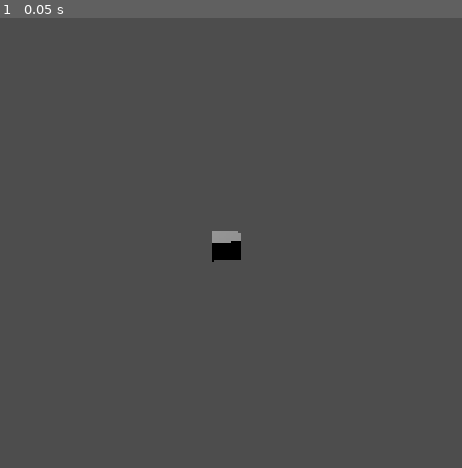
Above: before the commit, frame 1.
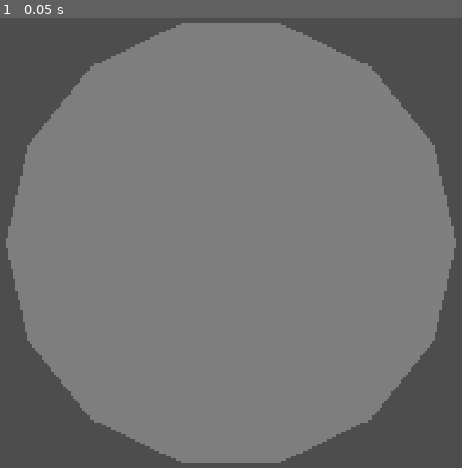
Above: after the commit, the same moment.

Repository: atahrijouti/tumbling-prisms-godot
Game: Godot game, scene res://Main.tscn
Same seed, same stepped clock (60 frames per second), same inputs: the game is played once before the commit and once after it.
Inputs:
- Up to frame 1 (0.05 s): no input

The runs differ from the first frame. In frame 1, 74% of the frame differs, in the area x 1-99%, y 1-99%.

Commit message:
moving towards baked Prism

Diff:
--- a/Main.gd
+++ b/Main.gd
@@ -6,16 +6,10 @@
 
 func _ready() -> void:
 	pass
-
-
-
-
-
-
-	# for i in prism_count:
-	# 	var segments = i + 4
-	# 	var prismNode = Prism.create_prism(segments)
-	# 	prismNode .position.z = i
-	# 	prisms.add_child(prismNode)
-	# 	Utils.own_recursive(prismNode, self)
-	# 	prismNode.name = "Prism " + str(segments)
+	#for i in prism_count:
+		#var segments = i + 4
+		#var prismNode = Prism.create_prism(segments)
+		#prismNode .position.z = i
+		#prisms.add_child(prismNode)
+		#Utils.own_recursive(prismNode, self)
+		#prismNode.name = "Prism " + str(segments)
--- a/Main.tscn
+++ b/Main.tscn
@@ -3,19 +3,27 @@
 [ext_resource type="Script" uid="uid://dkrdoiqn51vrh" path="res://Main.gd" id="1_glv2v"]
 [ext_resource type="PackedScene" uid="uid://dt0t4cdltogn6" path="res://scenes/Prism.tscn" id="2_uu6xs"]
 
+[sub_resource type="PlaneMesh" id="PlaneMesh_j02q3"]
+size = Vector2(2, 100)
+
 [node name="MainScene" type="Node3D" unique_id=1808004640]
 script = ExtResource("1_glv2v")
 
 [node name="Camera3D" type="Camera3D" parent="." unique_id=1691968508]
-transform = Transform3D(-0.74915296, 0.27046722, -0.604663, 0, 0.9128407, 0.40831584, 0.6623971, 0.305891, -0.6838573, -4.550171, 3.0726318, -1.6461182)
+transform = Transform3D(-1, 0, 8.742278e-08, 0, 1, 0, -8.742278e-08, 0, -1, 0, 0, -2)
+projection = 1
 
 [node name="DirectionalLight3D" type="DirectionalLight3D" parent="." unique_id=1223837618]
-transform = Transform3D(1, 0, 0, 0, 0.89758223, 0.44084707, 0, -0.44084707, 0.89758223, 0, 2.8881836, 2.9876335)
+transform = Transform3D(0.04042639, -0.062462967, 0.99722815, -0.09646093, 0.9931383, 0.066117205, -0.9945154, -0.09886643, 0.034123763, 4.181268, 0.52057624, 2.9876335)
 
 [node name="DirectionalLight3D2" type="DirectionalLight3D" parent="." unique_id=1022293719]
-transform = Transform3D(0.46450824, -0.27046213, 0.84325725, 0.1304953, 0.96273065, 0.23689808, -0.8759016, 0, 0.48249033, 2.4791641, 2.0429034, 0)
+transform = Transform3D(-0.6826851, 0.28104514, -0.6745033, 0.13021435, 0.95509213, 0.26616418, 0.7190168, 0.093876325, -0.6886233, -2.607722, 1.867001, 0)
+
+[node name="MeshInstance3D" type="MeshInstance3D" parent="." unique_id=1846032948]
+transform = Transform3D(1, 0, 0, 0, 1, 0, 0, 0, 1, 0, -0.5, 0)
+mesh = SubResource("PlaneMesh_j02q3")
 
 [node name="Prisms" type="Node3D" parent="." unique_id=1294502340]
 
-[node name="Prism" parent="." unique_id=1748292164 instance=ExtResource("2_uu6xs")]
-transform = Transform3D(1, 0, 0, 0, 1, 0, 0, 0, 1, 0, 0, 3.3073235)
+[node name="Prism" parent="Prisms" unique_id=1748292164 instance=ExtResource("2_uu6xs")]
+segments = 14
--- a/scenes/Prism.tscn
+++ b/scenes/Prism.tscn
@@ -1,10 +1,9 @@
 [gd_scene format=3 uid="uid://dt0t4cdltogn6"]
 
-[sub_resource type="CylinderMesh" id="CylinderMesh_bun7f"]
-height = 0.5
-radial_segments = 4
+[ext_resource type="Script" uid="uid://niwewwhuwpni" path="res://scenes/prism.gd" id="1_prism"]
 
 [node name="Prism" type="Node3D" unique_id=1748292164]
+script = ExtResource("1_prism")
 
 [node name="translationNode" type="Node3D" parent="." unique_id=1901094442]
 
@@ -15,4 +14,4 @@
 [node name="redressNode" type="Node3D" parent="translationNode/rotationNode/adjustXNode" unique_id=820435690]
 
 [node name="MeshInstance3D" type="MeshInstance3D" parent="translationNode/rotationNode/adjustXNode/redressNode" unique_id=180094284]
-mesh = SubResource("CylinderMesh_bun7f")
+transform = Transform3D(1, 0, 0, 0, -4.371139e-08, -1, 0, 1, -4.371139e-08, 0, 0, 0)
--- a/scenes/prism.gd
+++ b/scenes/prism.gd
@@ -1,39 +1,39 @@
-class_name Prism
-extends RefCounted
+class_name Prism extends Node3D
 
-static func create_prism(segments):
-	var prism := MeshInstance3D.new()
-	var mesh = CylinderMesh.new()
+static var _scene: PackedScene
 
-	mesh.height = 0.5
-	mesh.radial_segments = segments
-	prism.name = "Prism"
-	prism.mesh = mesh
-	prism.rotation.x = PI / 2
+@export_range(4, 32) var segments: int = 4:
+	set(value):
+		segments = maxi(4, value)
+		if is_node_ready():
+			applySegments()
 
-	var angleSum = (segments - 2) * PI
-	var redressAngle = (PI / 2) - angleSum / segments / 2
-	# var maxAngle = PI - angleSum / segments
+@onready var translationNode: Node3D = $translationNode
+@onready var redressNode: Node3D = $translationNode/rotationNode/adjustXNode/redressNode
+@onready var meshInstance: MeshInstance3D = $translationNode/rotationNode/adjustXNode/redressNode/MeshInstance3D
 
 
-	var translationAnchor = Node3D.new()
-	translationAnchor.name = "TranslationAnchor"
-	var mirrorAnchor = Node3D.new()
-	mirrorAnchor.name = "MirrorAnchor"
-	var rotationAnchor = Node3D.new()
-	rotationAnchor.name = "RotationAnchor"
-	var adjustXAnchor = Node3D.new()
-	adjustXAnchor.name = "AdjustXAnchor"
-	var redressAnchor = Node3D.new()
-	redressAnchor.name = "RedressAnchor"
+static func create(segments: int) -> Prism:
+	if _scene == null:
+		_scene = load("res://scenes/Prism.tscn")
+	var prism: Prism = _scene.instantiate()
+	prism.segments = segments
+	return prism
 
-	redressAnchor.rotation.z += -redressAngle
-	redressAnchor.add_child(prism)
-	adjustXAnchor.add_child(redressAnchor)
-	rotationAnchor.add_child(adjustXAnchor)
-	translationAnchor.add_child(rotationAnchor)
-	translationAnchor.add_child(mirrorAnchor)
+func _ready() -> void:
+	applySegments()
 
-	translationAnchor.position.z = segments - 2
+func applySegments() -> void:
+	var mesh := meshInstance.mesh as CylinderMesh
+	if mesh == null:
+		mesh = CylinderMesh.new()
+		mesh.height = 0.5
+		meshInstance.mesh = mesh
+	mesh.radial_segments = segments
 
-	return translationAnchor
+	var angleSum := (segments - 2) * PI
+	var redressAngle := PI / 2.0 - angleSum / segments / 2.0
+	var maxAngle = PI - angleSum / segments
+
+	redressNode.rotation.z = -redressAngle
+	translationNode.position.z = segments - 2
